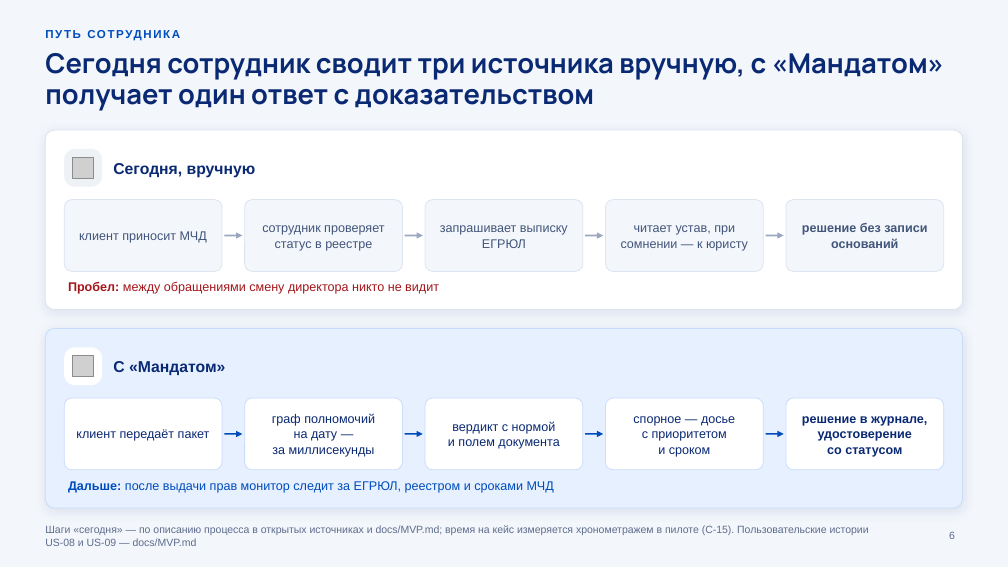
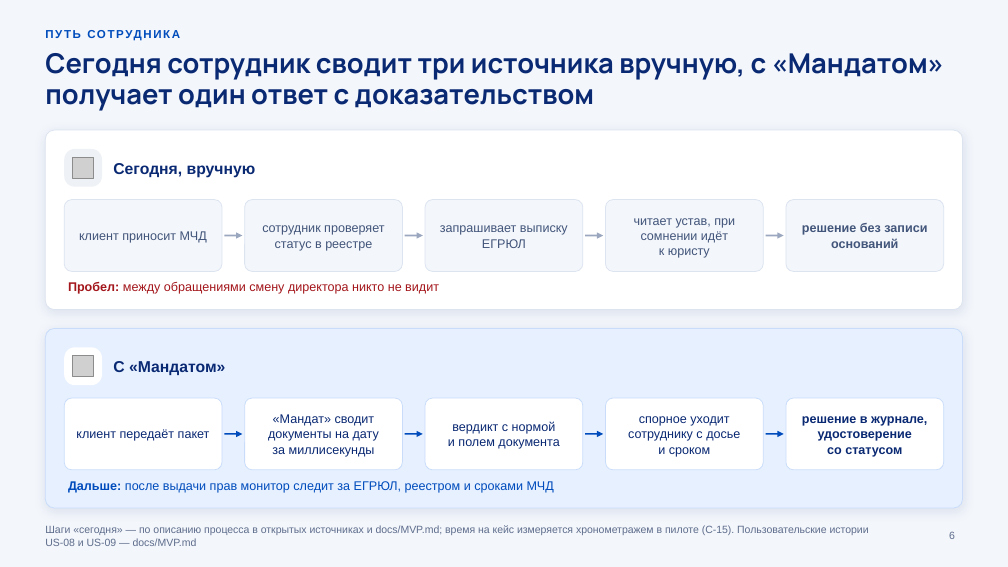
Before and after one commit to KonkovDV/Mandat, a slide deck: slide 6 of submission/slides/Mandat_VTB.pptx. Drawn at 1008x567 pixels with LibreOffice and Linux fonts; fonts in the diff are those of the drawing; grey boxes stand for pictures; background and template pictures are left out. Boxes give left, top, right and bottom in pixels: in the first picture for what was removed or moved away, otherwise in the second. Text is boxed around its words. In the diff, an @@ line names an element or a change of style, - is before the commit and + after.

```diff
--- a/submission/slides/Mandat_VTB.pptx
+++ b/submission/slides/Mandat_VTB.pptx
@@ text at box(634, 218, 735, 258): text changed @@
-читает устав, при сомнении — к юристу
+читает устав, при сомнении идёт к юристу
@@ text at box(268, 414, 379, 457): text changed @@
-граф полномочий на дату — за миллисекунды
+«Мандат» сводит документы на дату за миллисекунды
@@ text at box(628, 416, 740, 457): text changed @@
-спорное — досье с приоритетом и сроком
+спорное уходит сотруднику с досье и сроком
```
Also in this commit, not shown: 6 other slides changed, 18 other files.
